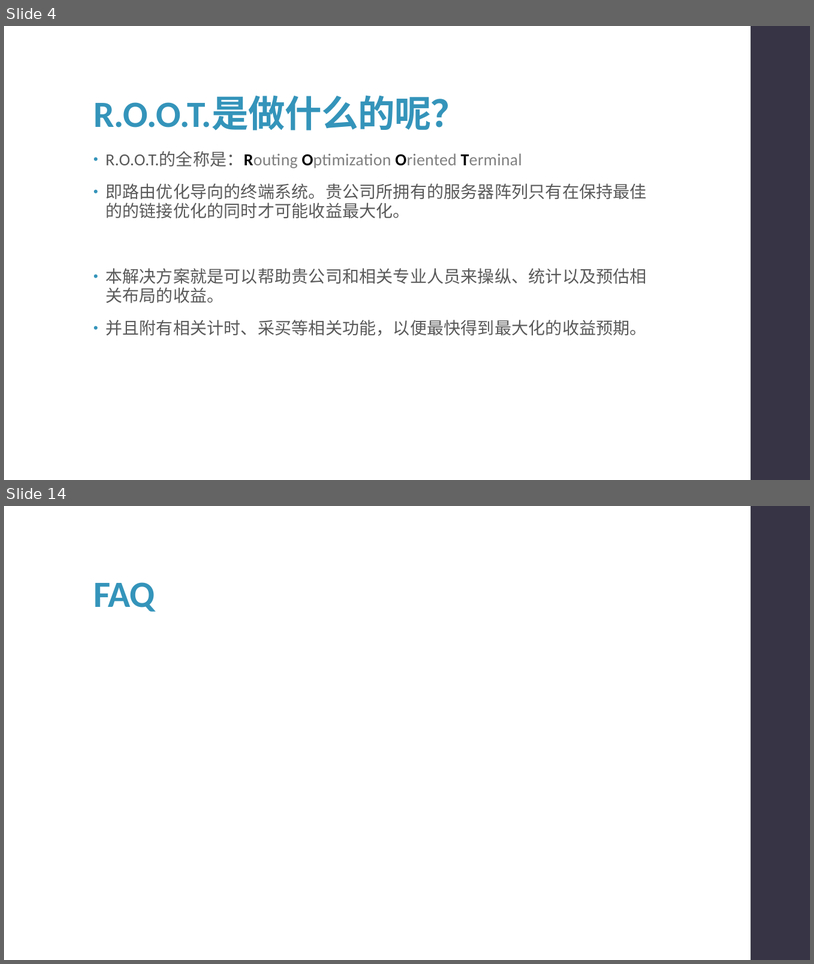
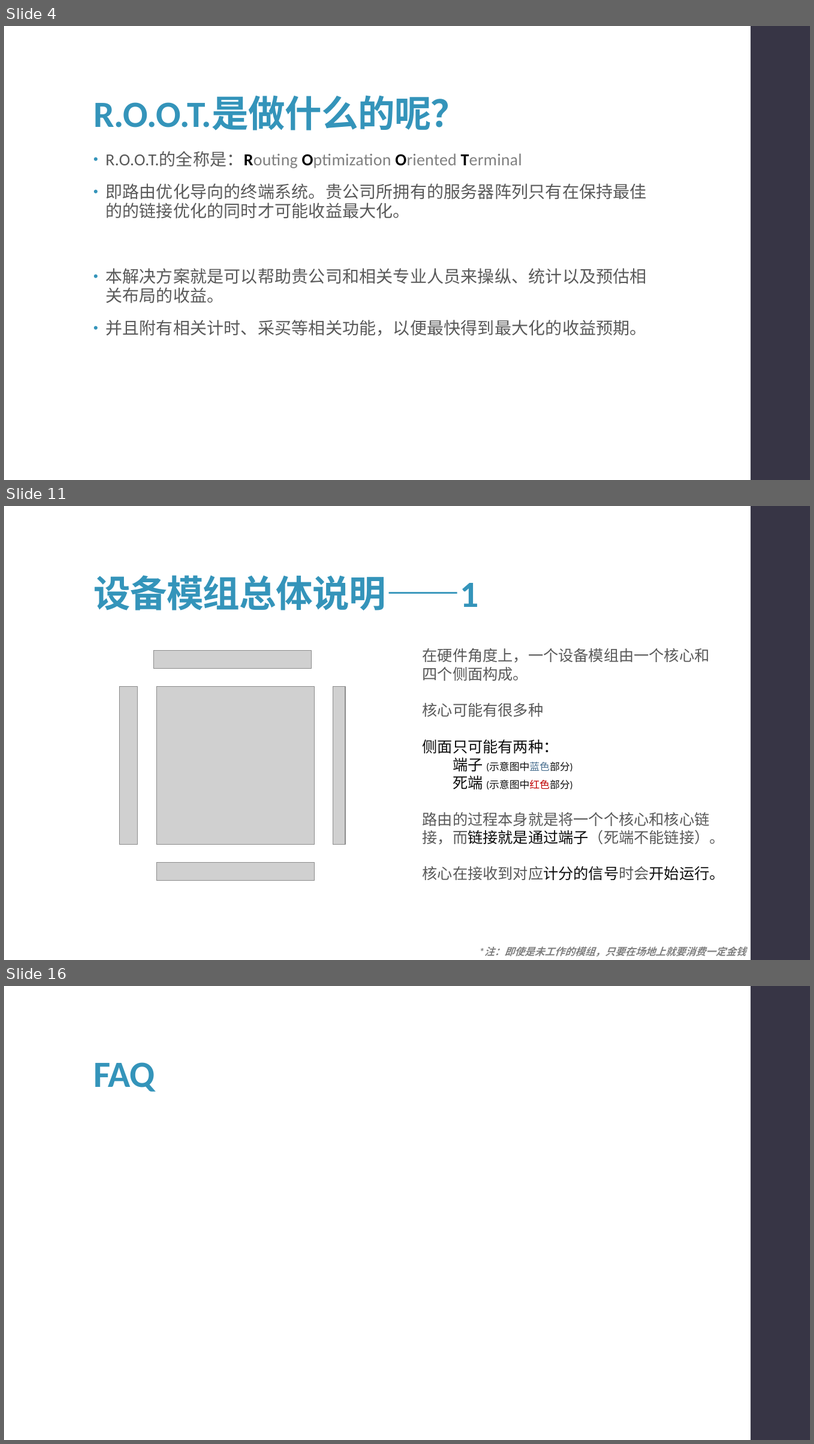
Before and after one commit to syx007/GamePlayGround, a slide deck: document/ROOT 操作指南.pptx. Shown one above the other, each under a label of ours: slides 4 and 14 before the commit, slides 4, 11 and 16 after it; the slides between them are not shown. The pictures are 814x964 and 814x1444 pixels, drawn with LibreOffice and Linux fonts; fonts in the diff are those of the drawing; grey boxes stand for pictures. Boxes give left, top, right and bottom in pixels: in the first picture for what was removed or moved away, otherwise in the second. Text is boxed around its words. In the diff, an @@ line names an element or a change of style, - is before the commit and + after.

```diff
--- a/document/ROOT 操作指南.pptx
+++ b/document/ROOT 操作指南.pptx
@@ slide 11 added at [4,506,810,960], background #FFFFFF; not listed: 1 template element that a slide beside it also shows @@
@@ title added at [93,575,479,610], 44 pt, text #3494BA, bold @@
+设备模组总体说明——1
@@ text added at [423,648,725,880], 18 pt, text #595959 @@
+在硬件角度上，一个设备模组由一个核心和四个侧面构成。
+核心可能有很多种
+侧面只可能有两种：
+  端子 (示意图中蓝色部分)
+  死端 (示意图中红色部分)
+路由的过程本身就是将一个个核心和核心链接，而链接就是通过端子（死端不能链接）。
+核心在接收到对应计分的信号时会开始运行。
@@ picture added at [154,651,312,669] @@
@@ picture added at [120,687,138,844] @@
@@ picture added at [156,686,314,844] @@
@@ picture added at [333,687,345,844] @@
@@ picture added at [156,862,314,880] @@
@@ text added at [485,946,746,956], 12 pt, text #808080, bold, italic @@
+*注：即使是未工作的模组，只要在场地上就要消费一定金钱
@@ what was slide 14 is now slide 16 @@
```
Also in this commit, not shown: 11 slides changed, 2 other slides added, 1 slide removed.
